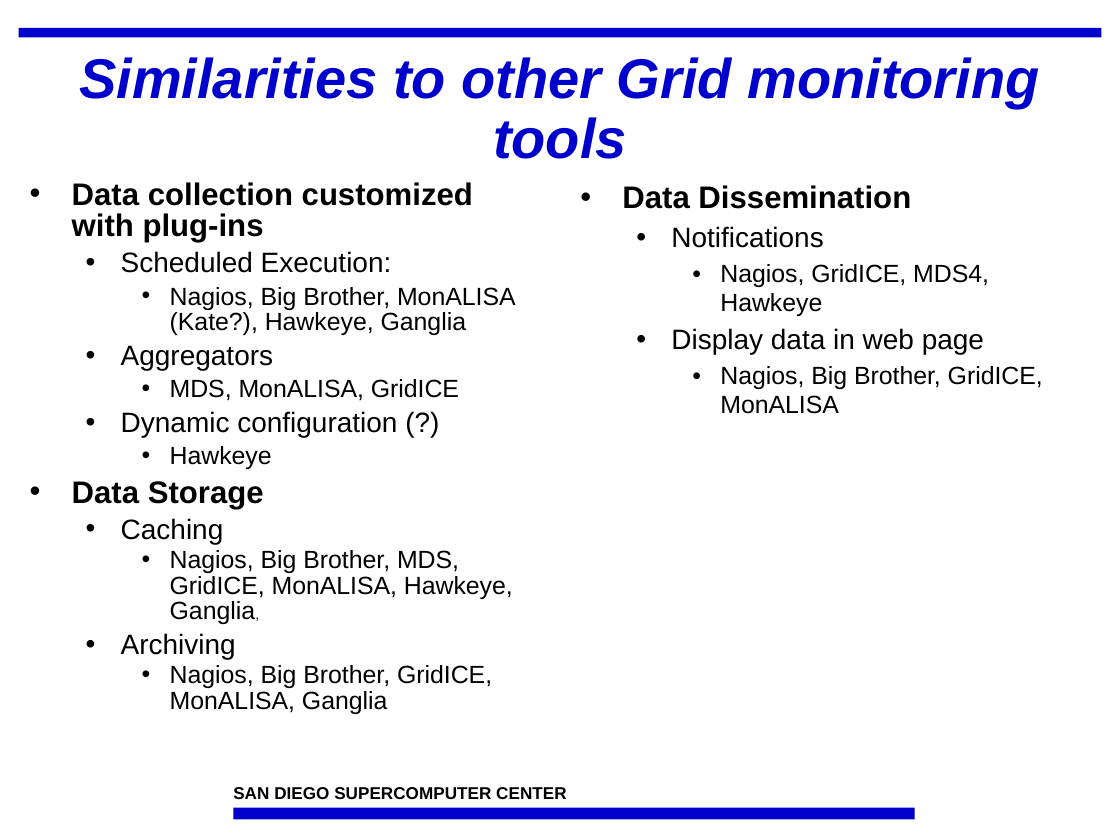
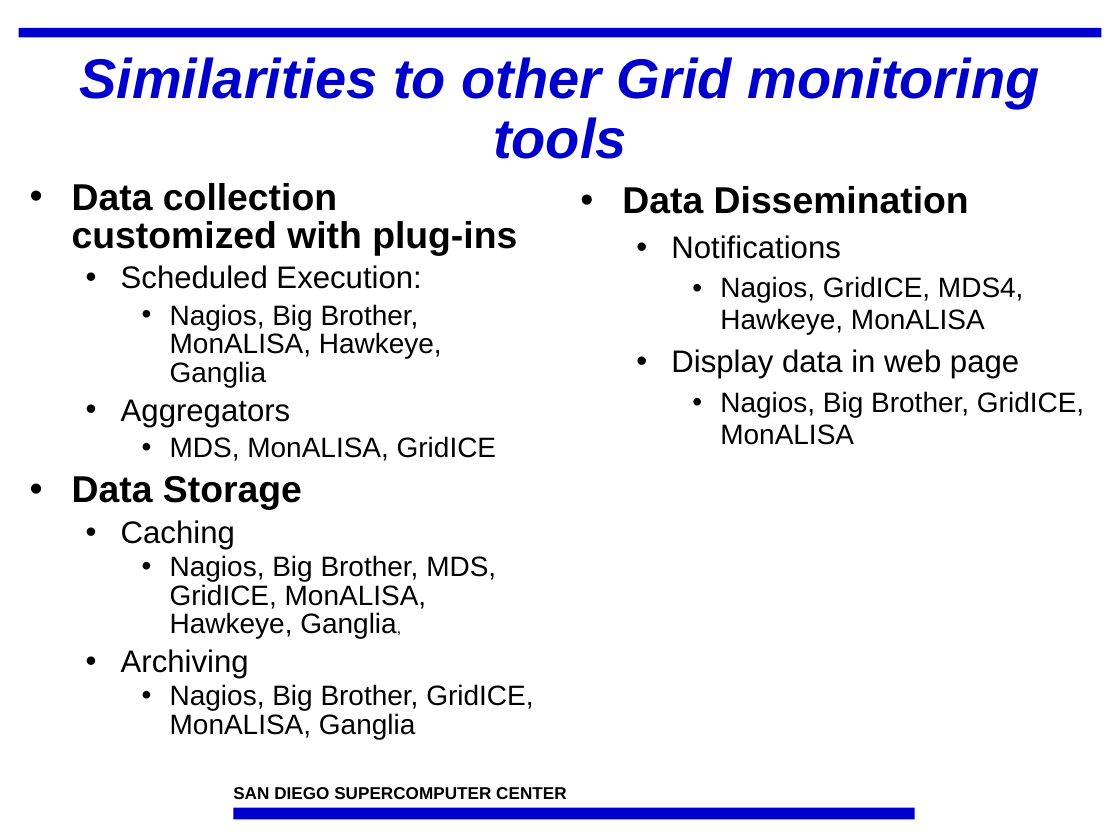
Before and after one commit to IncaProject/inca-xsede, a slide deck: slide 8 of talks/inca_sc05.ppt. Drawn at 1120x840 pixels with LibreOffice and Linux fonts; fonts in the diff are those of the drawing; background and template pictures are left out. Boxes give left, top, right and bottom in pixels: in the first picture for what was removed or moved away, otherwise in the second. Text is boxed around its words. In the diff, an @@ line names an element or a change of style, - is before the commit and + after.

```diff
--- a/talks/inca_sc05.ppt
+++ b/talks/inca_sc05.ppt
@@ text at [72,183,533,739]: size 20 to 24 pt in "Data collection customized with plug-ins", "Data Storage"; size 18 to 20 pt in "Scheduled Execution:", "Aggregators", "Caching", "Archiving"; size 16 to 18 pt in "MDS, MonALISA, GridICE", "Nagios, Big Brother, MDS, GridICE, MonALISA, Hawkeye, ...", "Nagios, Big Brother, GridICE, MonALISA, Ganglia"; size 9 to 10 pt in "Ganglia,"; more space between paragraphs @@
@@ text at [622,186,1084,445]: size 20 to 24 pt in "Data Dissemination"; size 18 to 20 pt in "Notifications", "Display data in web page"; size 16 to 18 pt in "Nagios, Big Brother, GridICE, MonALISA"; more space between paragraphs @@
@@ text at [720,276,1024,335]: text changed; size 16 to 18 pt @@
-    • Nagios, GridICE, MDS4, Hawkeye
+    • Nagios, GridICE, MDS4, Hawkeye, MonALISA
@@ text at [170,304,442,387]: text changed; size 16 to 18 pt @@
-    • Nagios, Big Brother, MonALISA (Kate?), Hawkeye, Ganglia
+    • Nagios, Big Brother, MonALISA, Hawkeye, Ganglia
@@ text at [121,411,397,469]: paragraphs removed @@
-  • Dynamic configuration (?)
-    • Hawkeye
```
Also in this commit, not shown: 6 other slides changed, 1 slide added, 1 slide removed.
